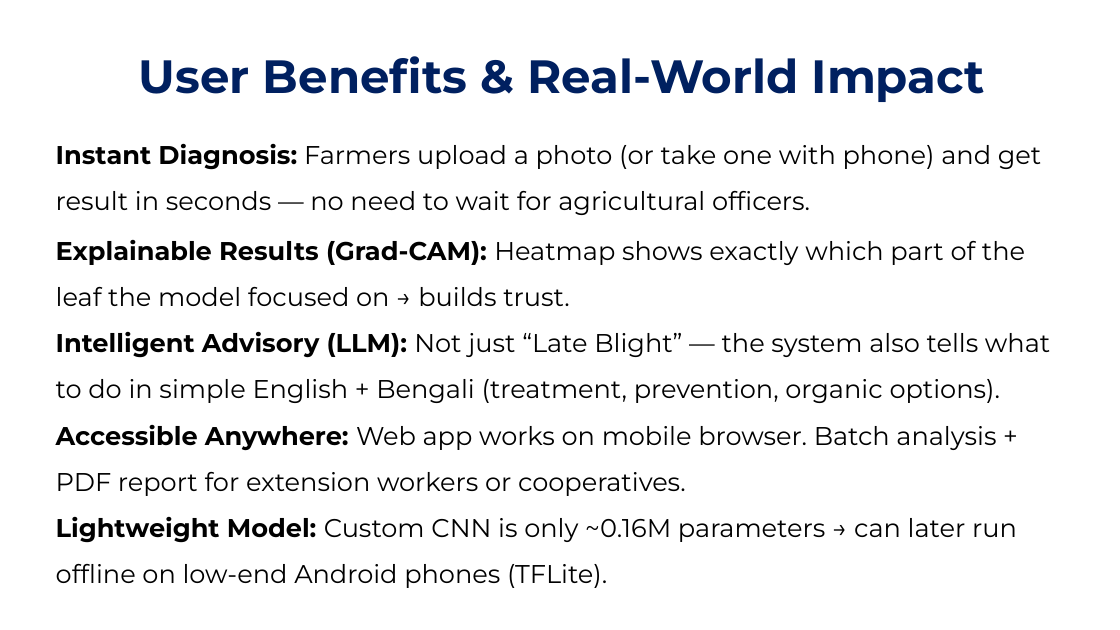
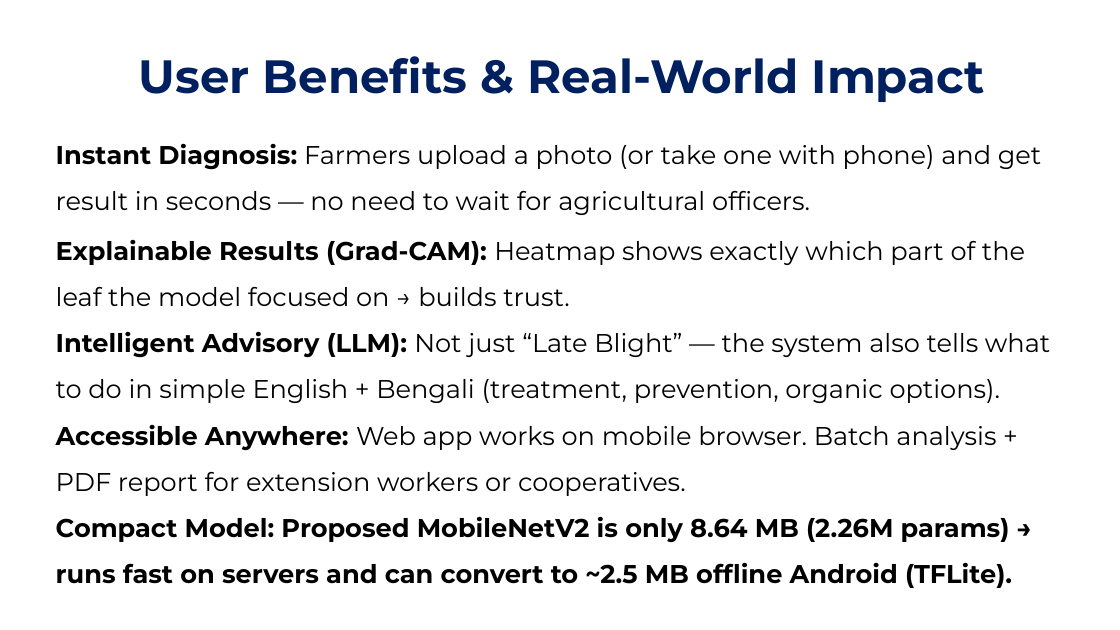
Before and after one commit to mamunonweb/capstone, a slide deck: slide 35 of 01/presentation/Potato_Leaf_Disease_Defense_Slides.pptx. Drawn at 1120x630 pixels with LibreOffice and Linux fonts; fonts in the diff are those of the drawing. Boxes give left, top, right and bottom in pixels: in the first picture for what was removed or moved away, otherwise in the second. Text is boxed around its words. In the diff, an @@ line names an element or a change of style, - is before the commit and + after.

Commit message:
Align 01 report and slides with verified 3-model GPU results (MobileNetV2, MultiNet-V3, InceptionV3)

```diff
--- a/01/presentation/Potato_Leaf_Disease_Defense_Slides.pptx
+++ b/01/presentation/Potato_Leaf_Disease_Defense_Slides.pptx
@@ text at (x1=56, y1=517, x2=1012, y2=588): text changed; bold on @@
-Lightweight Model: Custom CNN is only ~0.16M parameters → can later run offline on low-end Android phones (TFLite).
+Compact Model: Proposed MobileNetV2 is only 8.64 MB (2.26M params) → runs fast on servers and can convert to ~2.5 MB offline Android (TFLite).
```
Also in this commit, not shown: 28 other slides changed, 1 slide added, 2 slides removed, 25 other files.
